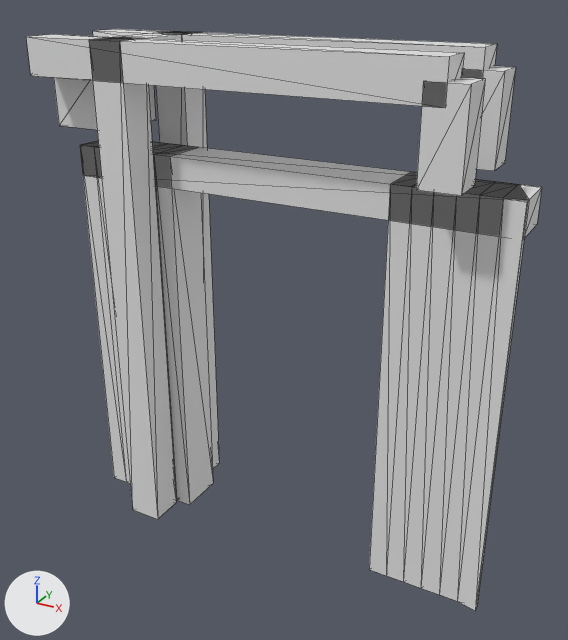
One commit to the glTF model models/oud-alblas/oud-alblas-brug-bbe16267/oud-alblas-brug-bbe16267.glb: the scene before it, then after it.
Before and after are seen from a 50 mm lens placed at (8.83, -16.11, 4.4), pointed at (-0.04, 0.0, -3.66). Arrows for +X, +Y and +Z are at lower left; the lights stay in place. The older version comes first. Mesh edges are drawn as thin lines.

Objects in the first picture: 'building:balans', 'building:balans 2', 'building:contragewicht', 'building:hamei', 'building:hamei 2', 'building:hangstang', 'building:hangstang 2', 'building:portaal', 'road:dek', 'road:landhoofd (aangenomen)', 'road:landhoofd (aangenomen) 2'.
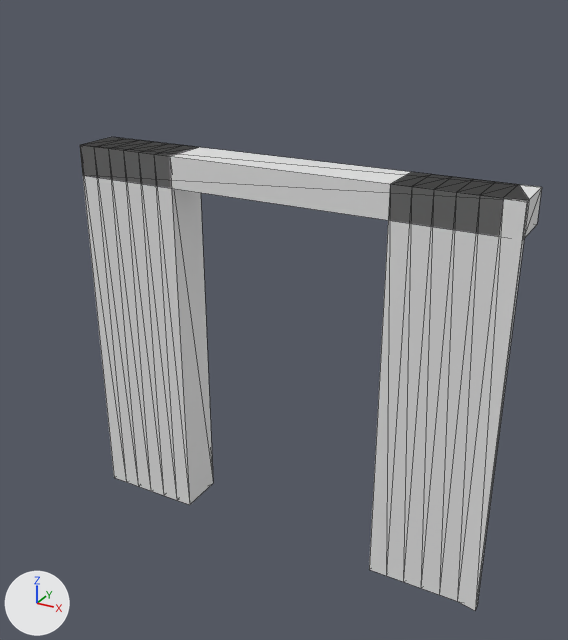
Boxes (x1, y1, x2, y2) around the edits, measured in the pictures (568 x 640 px):
'building:hamei 2', deleted
    before: (89, 37, 176, 519)
'building:balans 2', deleted
    before: (26, 34, 464, 108)
'building:hangstang 2', deleted
    before: (416, 77, 485, 196)
'building:hamei', deleted
    before: (156, 31, 219, 469)
'building:balans', deleted
    before: (93, 29, 497, 79)
'building:hangstang', deleted
    before: (463, 66, 516, 171)
'building:contragewicht', deleted
    before: (54, 78, 156, 130)
'building:portaal', deleted
    before: (107, 32, 192, 40)

What changed in the scene script:
```text
Remove ob_building_hamei:
    ob_building_hamei = bpy.data.objects.new('building:hamei', me_hamei)
    ob_building_hamei.location = (0.0, 0.0, 0.0)
Remove ob_building_hamei_2:
    ob_building_hamei_2 = bpy.data.objects.new('building:hamei 2', me_hamei_2)
    ob_building_hamei_2.location = (0.0, 0.0, 0.0)
Remove ob_building_portaal:
    ob_building_portaal = bpy.data.objects.new('building:portaal', me_portaal)
    ob_building_portaal.location = (0.0, 0.0, 0.0)
Remove ob_building_balans:
    ob_building_balans = bpy.data.objects.new('building:balans', me_balans)
    ob_building_balans.location = (0.0, 0.0, 0.0)
Remove ob_building_hangstang:
    ob_building_hangstang = bpy.data.objects.new('building:hangstang', me_hangstang)
    ob_building_hangstang.location = (0.0, 0.0, 0.0)
Remove ob_building_balans_2:
    ob_building_balans_2 = bpy.data.objects.new('building:balans 2', me_balans_2)
    ob_building_balans_2.location = (0.0, 0.0, 0.0)
Remove ob_building_hangstang_2:
    ob_building_hangstang_2 = bpy.data.objects.new('building:hangstang 2', me_hangstang_2)
    ob_building_hangstang_2.location = (0.0, 0.0, 0.0)
Remove ob_building_contragewicht:
    ob_building_contragewicht = bpy.data.objects.new('building:contragewicht', me_contragewicht)
    ob_building_contragewicht.location = (0.0, 0.0, 0.0)
```
